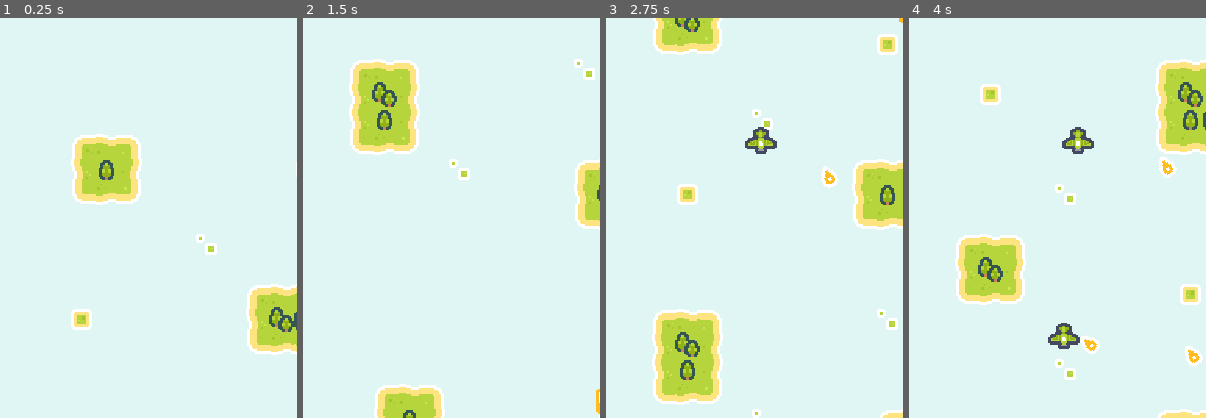
Above: before the commit, frames 1-4 (left to right).
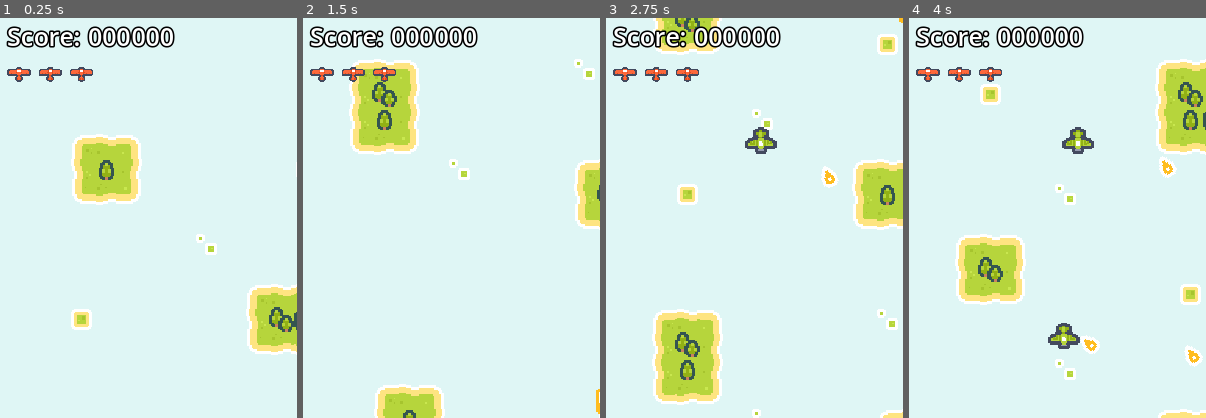
Above: after the commit, the same moments.

Repository: KanataEXE/Godot-4-Pixel-Shmup
Game: Godot game, scene res://levels/base_level.tscn
Two runs of this game, one before a commit and one after it. Both use one fixed random seed, a clock stepped at 60 frames per second and the inputs below.
Inputs:
- Up to frame 1 (0.25 s): no input
- Up to frame 2 (1.5 s): hold Right (right) 0.53-1.28 s; hold Z (shoot) 0.53-1.28 s; hold Down (down) from 1.28 s (still down); tap Z (shoot) at 1.35 s
- Up to frame 3 (2.75 s): release Down (down) at 2.03 s; hold Right (right) from 2.03 s (still down); hold Z (shoot) from 2.03 s (still down)
- Up to frame 4 (4 s): release Right (right) at 2.78 s; release Z (shoot) at 2.78 s; hold Up (up) 2.78-3.53 s; tap Z (shoot) at 2.85 s; hold Left (left) from 3.53 s (still down); hold Z (shoot) from 3.53 s (still down)
The pictures show only the part of the screen within x 0-50%, y 1-51%; the shares and areas given below are measured in that part.

The runs differ from the first frame. In frame 1, 2.7% of the frame differs, in the area x 2-59%, y 2-16%; in frame 2, 2.7%; in frame 3, 2.7%; in frame 4, 2.7%.

Commit message:
Created HUD

Diff:
--- a/aircraft/enemy.gd
+++ b/aircraft/enemy.gd
@@ -1,5 +1,7 @@
 class_name Enemy
 extends Aircraft
+
+@export var score: int
 
 var target: Player = null
 
@@ -25,6 +27,14 @@
 	shot.emit(bullet_scene, muzzle, direction)
 
 
+func die() -> void:
+	GameData.score += score
+	is_alive = false
+	animation_player.play("explosion")
+	await animation_player.animation_finished
+	queue_free()
+
+
 func _on_visible_on_screen_notifier_2d_screen_entered() -> void:
 	can_shoot = true
 
--- a/aircraft/enemy.tscn
+++ b/aircraft/enemy.tscn
@@ -11,6 +11,7 @@
 [node name="Enemy" instance=ExtResource("1_cl44u")]
 collision_layer = 2
 script = ExtResource("2_cydke")
+score = 100
 health = 30.0
 speed = 100.0
 bullet_scene = ExtResource("3_qt1if")
--- a/aircraft/player.gd
+++ b/aircraft/player.gd
@@ -44,9 +44,14 @@
 	animation_player.play("explosion")
 	await animation_player.animation_finished
 
-	is_alive = true
-	invincibility_timer.start()
-	animation_player.play("Players/respawn")
+	GameData.lives -= 1
+
+	if GameData.lives >= 0:
+		is_alive = true
+		invincibility_timer.start()
+		animation_player.play("Players/respawn")
+	else:
+		pass
 
 
 func _on_invincibility_timer_timeout() -> void:
--- /dev/null
+++ b/autoloads/game_data.gd
@@ -0,0 +1,14 @@
+extends Node
+
+signal score_updated
+signal life_updated
+
+var score: int = 0:
+	set(value):
+		score = value
+		score_updated.emit(score)
+
+var lives: int = 3:
+	set(value):
+		lives = value
+		life_updated.emit(lives)
--- a/levels/base_level.tscn
+++ b/levels/base_level.tscn
@@ -1,9 +1,10 @@
-[gd_scene load_steps=10 format=3 uid="uid://bl3vby5pvyha7"]
+[gd_scene load_steps=11 format=3 uid="uid://bl3vby5pvyha7"]
 
 [ext_resource type="Script" path="res://levels/base_level.gd" id="1_cy3vk"]
 [ext_resource type="Texture2D" uid="uid://c6gt70k1awk5s" path="res://common/tilemaps/tiles_packed.png" id="1_mc5oi"]
 [ext_resource type="PackedScene" uid="uid://ce6nen81v35rw" path="res://aircraft/enemy.tscn" id="2_i3jvj"]
 [ext_resource type="PackedScene" uid="uid://s7uuw1tfepbx" path="res://aircraft/player.tscn" id="2_tjppu"]
+[ext_resource type="PackedScene" uid="uid://p71qh28xismj" path="res://user_interfaces/hud.tscn" id="3_4f7kp"]
 
 [sub_resource type="TileSetAtlasSource" id="TileSetAtlasSource_bqpgw"]
 texture = ExtResource("1_mc5oi")
@@ -262,6 +263,10 @@
 script = ExtResource("1_cy3vk")
 enemy_scene = ExtResource("2_i3jvj")
 
+[node name="UILayer" type="CanvasLayer" parent="."]
+
+[node name="HUD" parent="UILayer" instance=ExtResource("3_4f7kp")]
+
 [node name="SpawnTimer" type="Timer" parent="."]
 wait_time = 1.25
 autostart = true
--- a/project.godot
+++ b/project.godot
@@ -14,6 +14,10 @@
 run/main_scene="res://levels/base_level.tscn"
 config/features=PackedStringArray("4.1", "Mobile")
 config/icon="res://icon.svg"
+
+[autoload]
+
+GameData="*res://autoloads/game_data.gd"
 
 [display]
 
--- /dev/null
+++ b/user_interfaces/hud.gd
@@ -0,0 +1,27 @@
+extends MarginContainer
+
+@onready var score_value := $ScoreLifeContainer/ScoreContainer/ScoreValue
+@onready var life_container := $ScoreLifeContainer/LifeContainer
+
+@export var player_life_scene: PackedScene
+
+
+func _ready() -> void:
+	GameData.connect("score_updated", set_score_value)
+	GameData.connect("life_updated", set_player_lives)
+
+	set_player_lives(GameData.lives)
+
+
+func set_score_value(value: int) -> void:
+	score_value.text = "%06d" % value
+	score_value.show()
+
+
+func set_player_lives(value: int) -> void:
+	for child in life_container.get_children():
+		child.queue_free()
+
+	for i in value:
+		var player_life := player_life_scene.instantiate()
+		life_container.add_child(player_life)
--- /dev/null
+++ b/user_interfaces/hud.tscn
@@ -0,0 +1,49 @@
+[gd_scene load_steps=4 format=3 uid="uid://p71qh28xismj"]
+
+[ext_resource type="Script" path="res://user_interfaces/hud.gd" id="1_kt0pd"]
+[ext_resource type="PackedScene" uid="uid://c8x4jgowtkv3f" path="res://user_interfaces/player_life.tscn" id="2_map5o"]
+
+[sub_resource type="LabelSettings" id="LabelSettings_wudcq"]
+outline_size = 4
+outline_color = Color(0, 0, 0, 1)
+
+[node name="HUD" type="MarginContainer"]
+anchors_preset = 15
+anchor_right = 1.0
+anchor_bottom = 1.0
+grow_horizontal = 2
+grow_vertical = 2
+theme_override_constants/margin_left = 8
+theme_override_constants/margin_top = 8
+theme_override_constants/margin_right = 8
+theme_override_constants/margin_bottom = 8
+script = ExtResource("1_kt0pd")
+player_life_scene = ExtResource("2_map5o")
+
+[node name="ScoreLifeContainer" type="VBoxContainer" parent="."]
+layout_mode = 2
+
+[node name="ScoreContainer" type="HBoxContainer" parent="ScoreLifeContainer"]
+layout_mode = 2
+
+[node name="ScoreLabel" type="Label" parent="ScoreLifeContainer/ScoreContainer"]
+layout_mode = 2
+text = "Score:"
+label_settings = SubResource("LabelSettings_wudcq")
+
+[node name="ScoreValue" type="Label" parent="ScoreLifeContainer/ScoreContainer"]
+layout_mode = 2
+text = "000000"
+label_settings = SubResource("LabelSettings_wudcq")
+
+[node name="LifeContainer" type="HBoxContainer" parent="ScoreLifeContainer"]
+layout_mode = 2
+
+[node name="PlayerLife" parent="ScoreLifeContainer/LifeContainer" instance=ExtResource("2_map5o")]
+layout_mode = 2
+
+[node name="PlayerLife2" parent="ScoreLifeContainer/LifeContainer" instance=ExtResource("2_map5o")]
+layout_mode = 2
+
+[node name="PlayerLife3" parent="ScoreLifeContainer/LifeContainer" instance=ExtResource("2_map5o")]
+layout_mode = 2
--- /dev/null
+++ b/user_interfaces/player_life.tscn
@@ -0,0 +1,12 @@
+[gd_scene load_steps=3 format=3 uid="uid://c8x4jgowtkv3f"]
+
+[ext_resource type="Texture2D" uid="uid://c7ch77esnyvwc" path="res://common/tilemaps/aircraft_packed.png" id="1_rx81m"]
+
+[sub_resource type="AtlasTexture" id="AtlasTexture_5oepy"]
+atlas = ExtResource("1_rx81m")
+region = Rect2(32, 32, 32, 32)
+
+[node name="PlayerLife" type="TextureRect"]
+custom_minimum_size = Vector2(16, 16)
+texture = SubResource("AtlasTexture_5oepy")
+expand_mode = 1
